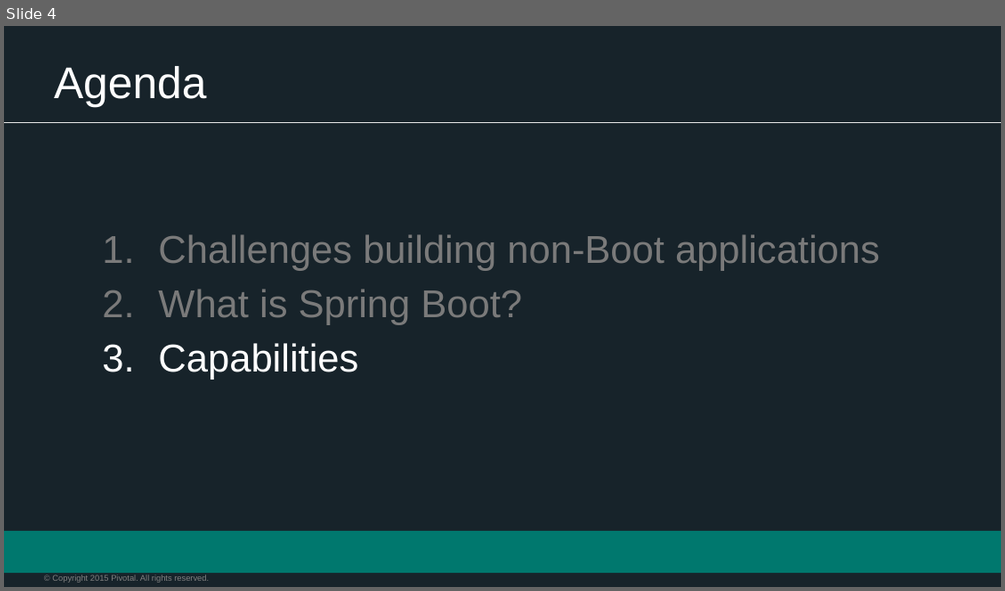
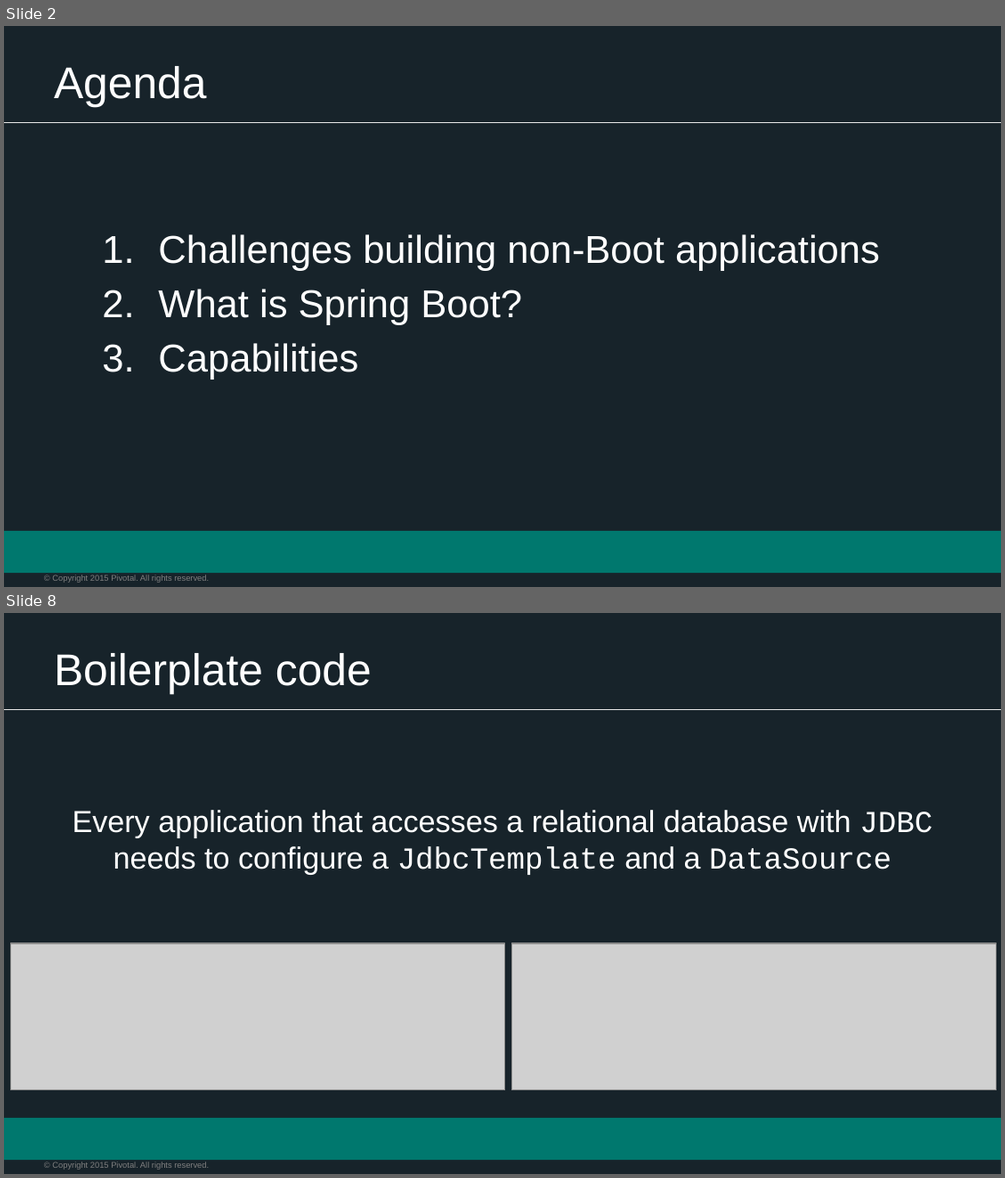
Before and after one commit to appalrpivotal/PCF-Workshop-ESI, a slide deck: presentations/5-Spring_Overview.pptx. Shown one above the other, each under a label of ours: slide 4 before the commit, slides 2 and 8 after it; the slides between them are not shown. The pictures are 1005x591 and 1005x1178 pixels, drawn with LibreOffice and Linux fonts; fonts in the diff are those of the drawing; grey boxes stand for pictures; background and template pictures are left out. Boxes give left, top, right and bottom in pixels: in the first picture for what was removed or moved away, otherwise in the second. Text is boxed around its words. In the diff, an @@ line names an element or a change of style, - is before the commit and + after.

```diff
--- a/presentations/5-Spring_Overview.pptx
+++ b/presentations/5-Spring_Overview.pptx
@@ slide 8 added at [4, 613, 1001, 1174], background #17232A; not listed: 3 template elements that a slide beside it also shows @@
@@ title added at [54, 653, 372, 694], 32 pt, text #FFFFFF @@
+Boilerplate code
@@ text added at [73, 810, 932, 875], 22 pt, text #FFFFFF @@
+Every application that accesses a relational database with JDBC needs to configure a JdbcTemplate and a DataSource
@@ picture added at [11, 943, 505, 1089] @@
@@ picture added at [511, 943, 995, 1089] @@
@@ what was slide 4 is now slide 2 @@
@@ slide 2 changed as well @@
@@ text "Challenges building non-Boot applications" at [158, 234, 880, 379]: text colour #7A7A7A to #FFFFFF in "Challenges building non-Boot applications", "What is Spring Boot?"; less space between paragraphs @@
```
Also in this commit, not shown: 22 other slides changed, 30 other slides added, 1 slide removed, 1 other file.
